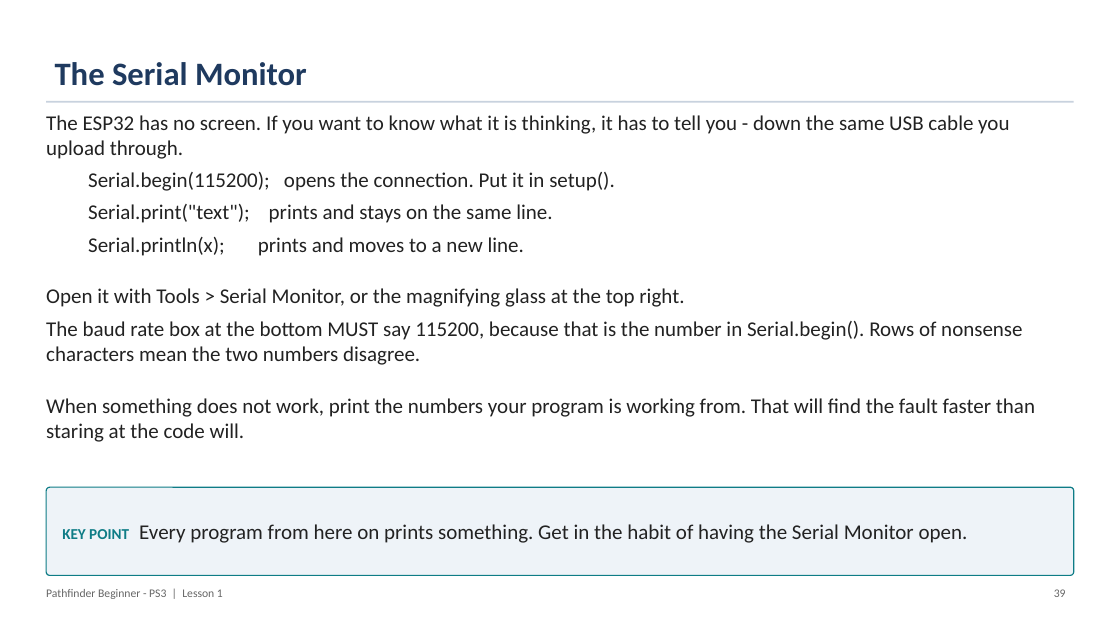
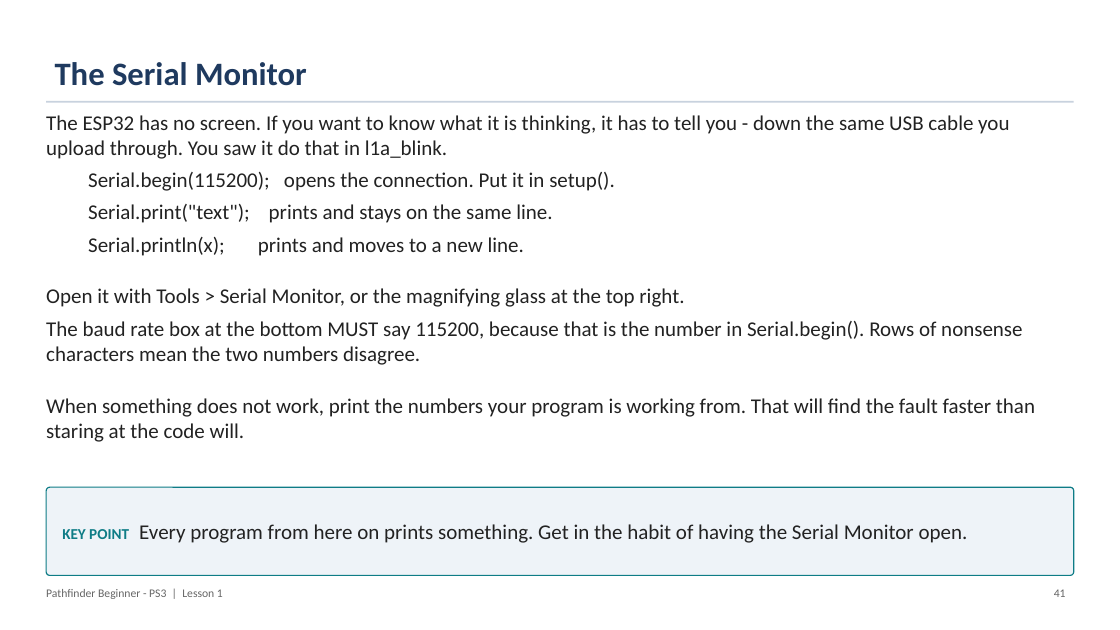
Before and after one commit to PorpoiseRobotics/porpoise-robotics, a slide deck: slide 41 of ground-vehicle/docs/courses/beginner-ps3/l1_introduction.pptx (slide 39 before the commit). Drawn at 1120x630 pixels with LibreOffice and Linux fonts; fonts in the diff are those of the drawing. Boxes give left, top, right and bottom in pixels: in the first picture for what was removed or moved away, otherwise in the second. Text is boxed around its words. In the diff, an @@ line names an element or a change of style, - is before the commit and + after.

```diff
--- a/ground-vehicle/docs/courses/beginner-ps3/l1_introduction.pptx
+++ b/ground-vehicle/docs/courses/beginner-ps3/l1_introduction.pptx
@@ text at box(46, 115, 1009, 159): text changed @@
-The ESP32 has no screen. If you want to know what it is thinking, it has to tell you - down the same USB cable you upload through.
+The ESP32 has no screen. If you want to know what it is thinking, it has to tell you - down the same USB cable you upload through. You saw it do that in l1a_blink.
@@ text at box(1054, 589, 1066, 597): text changed @@
-39
+41
```
Also in this commit, not shown: 36 other slides changed, 1 slide added, 13 other files.
